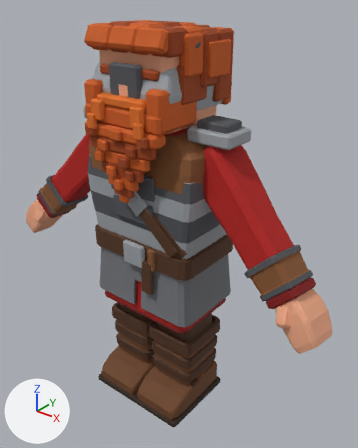
One commit to the Blender file Chopper/Art/Blender/chopper_character.blend: the scene before it, then after it.
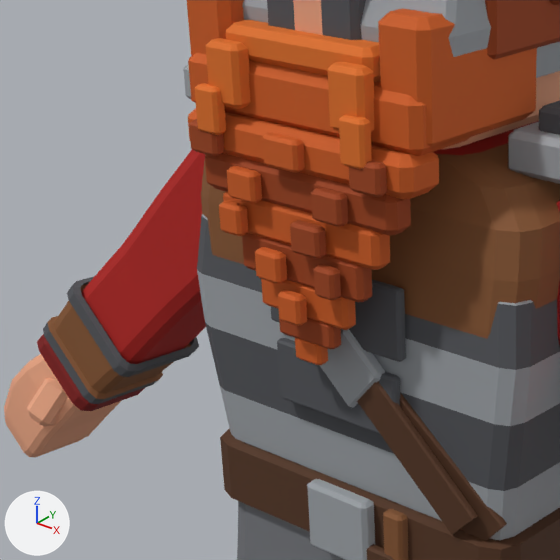
Each version is shown whole from a 50 mm lens placed at (1.359, -1.584, 1.93), pointed at (0.063, 0.037, 0.925), then close up on the part from 7% to 57% of the width and 19% to 59% of the height. Every picture has the same lights, and +X, +Y and +Z are marked at lower left. The older version's two pictures come first.

In view in the first close-up: 'chopper_beard', 'chopper_belt', 'chopper_body', 'chopper_bracers', 'chopper_chainmail', 'chopper_head', 'chopper_helmet', 'chopper_pauldrons', 'chopper_plate', 'chopper_shirt', 'chopper_vest' and 1 more.
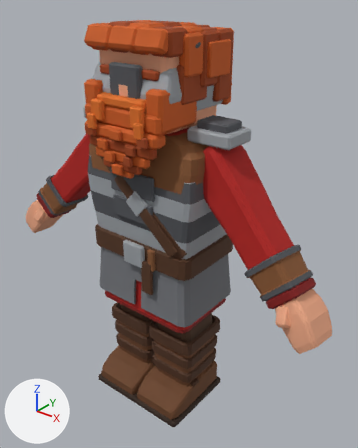
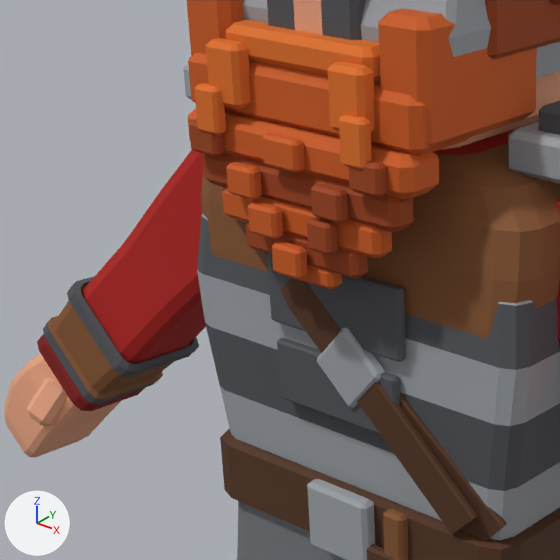
Location of each change, [x1, y1, x2, y2] in pixels of the close-ups (560 x 560 px; the box of a moved part takes in the faces that stretch with it):
'chopper_beard', reshaped
    before: [187, 0, 560, 365]
    after: [187, 0, 560, 289]
part 1 of me_chopper_beard, moved or reshaped
    before: [205, 153, 411, 235]
    after: [222, 187, 392, 258]
part 2 of me_chopper_beard, moved or reshaped
    before: [227, 166, 262, 203]
    after: [226, 162, 262, 200]
part 3 of me_chopper_beard, moved or reshaped
    before: [311, 188, 348, 227]
    after: [311, 184, 348, 223]
part 4 of me_chopper_beard, moved or reshaped
    before: [290, 220, 326, 259]
    after: [248, 201, 283, 239]
part 5 of me_chopper_beard, moved or reshaped
    before: [278, 290, 307, 326]
    after: [307, 217, 338, 254]
part 6 of me_chopper_beard, moved or reshaped
    before: [255, 247, 287, 284]
    after: [272, 241, 307, 279]
part 7 of me_chopper_beard, rebuilt (6% narrower, 20% shorter)
    before: [242, 233, 372, 302]
    after: [246, 223, 368, 278]
part 8 of me_chopper_beard, added (brown)
    after: [203, 153, 414, 232]
part 9 of me_chopper_beard, added (brown)
    after: [272, 255, 342, 289]
part 10 of me_chopper_beard, deleted (brown)
    before: [279, 318, 341, 349]
part 11 of me_chopper_beard, deleted (brown)
    before: [295, 338, 328, 365]
part 12 of me_chopper_beard, deleted (brown)
    before: [219, 201, 248, 236]
part 13 of me_chopper_beard, deleted (brown)
    before: [314, 264, 341, 300]
part 14 of me_chopper_beard, deleted (brown)
    before: [223, 191, 390, 330]

What the commit changed:
me_chopper_beard is used by ob_chopper_beard; location (0.0, 0.0, 0.0).
me_chopper_beard had 864 vertices, 702 faces and spanned x -0.213..0.213, y -0.289..0.03, z 1.115..1.665.
me_chopper_beard now has 736 vertices, 598 faces and spans x -0.213..0.213, y -0.289..0.03, z 1.23..1.665.
me_chopper_beard part 1: the loose piece of 32 vertices spanning x -0.168..0.168, y -0.266..-0.222, z 1.325..1.379 is scaled about its middle by (0.834, 0.82, 0.814), then moved by (0.0, -0.002, -0.04).
me_chopper_beard part 2: the loose piece of 32 vertices spanning x -0.1..-0.05, y -0.286..-0.266, z 1.33..1.37 is moved by (0.0, 0.0, 0.005).
me_chopper_beard part 3: the loose piece of 32 vertices spanning x 0.05..0.1, y -0.286..-0.266, z 1.33..1.37 is moved by (0.0, 0.0, 0.005).
me_chopper_beard part 4: the loose piece of 32 vertices spanning x 0.01..0.06, y -0.286..-0.266, z 1.28..1.32 is moved by (-0.075, 0.0, 0.01).
me_chopper_beard part 5: the loose piece of 32 vertices spanning x -0.02..0.02, y -0.286..-0.266, z 1.18..1.22 is moved by (0.06, 0.0, 0.11).
me_chopper_beard part 6: the loose piece of 32 vertices spanning x -0.058..-0.012, y -0.286..-0.266, z 1.23..1.27 is scaled about its middle by (1.13, 1, 1), then moved by (0.035, 0.0, 0.015).
me_chopper_beard part 7: the loose piece of 32 vertices spanning x -0.108..0.108, y -0.262..-0.234, z 1.225..1.279 is rebuilt with 32 vertices and now spans x -0.1..0.1, y -0.262..-0.232, z 1.255..1.294.
me_chopper_beard part 8: a new loose piece of 32 vertices spanning x -0.172..0.172, y -0.266..-0.222, z 1.33..1.379, in mat_m_chopper.
me_chopper_beard part 9: a new loose piece of 32 vertices spanning x -0.055..0.055, y -0.26..-0.234, z 1.23..1.259, in mat_m_chopper.
me_chopper_beard part 10: the loose piece of 32 vertices spanning x -0.05..0.05, y -0.258..-0.235, z 1.145..1.184 is deleted.
me_chopper_beard part 11: the loose piece of 32 vertices spanning x -0.024..0.024, y -0.256..-0.235, z 1.115..1.149 is deleted.
me_chopper_beard part 12: the loose piece of 32 vertices spanning x -0.12..-0.08, y -0.286..-0.266, z 1.28..1.32 is deleted.
me_chopper_beard part 13: the loose piece of 32 vertices spanning x 0.047..0.082, y -0.286..-0.266, z 1.23..1.27 is deleted.
me_chopper_beard part 14: 64 vertices removed from x -0.138..0.138, y -0.264..-0.23, z 1.18..1.329.
